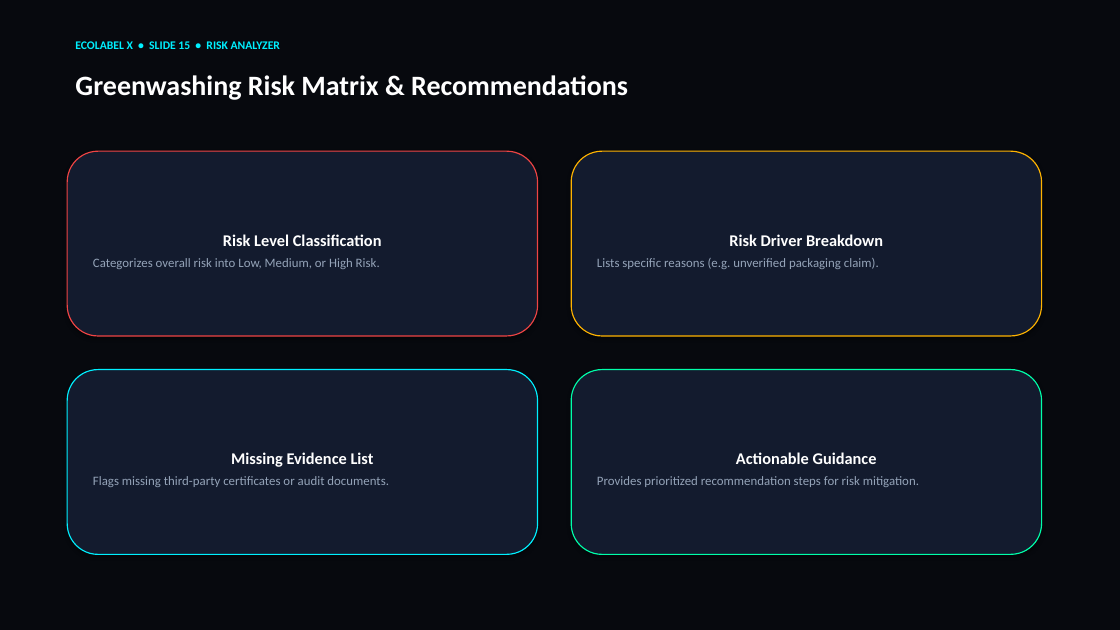
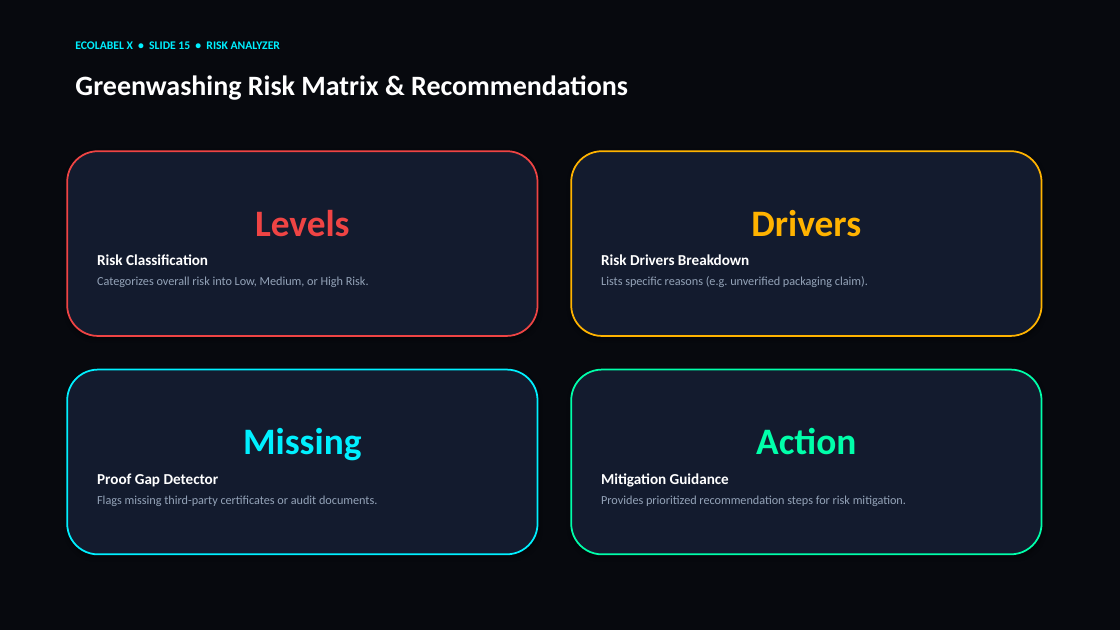
Before and after one commit to mohamedidhris777/eco-label, a slide deck: slide 15 of EcoLabel_X_Hackathon_Presentation.pptx. Drawn at 1120x630 pixels with LibreOffice and Linux fonts; fonts in the diff are those of the drawing. Boxes give left, top, right and bottom in pixels: in the first picture for what was removed or moved away, otherwise in the second. Text is boxed around its words. In the diff, an @@ line names an element or a change of style, - is before the commit and + after.

```diff
--- a/EcoLabel_X_Hackathon_Presentation.pptx
+++ b/EcoLabel_X_Hackathon_Presentation.pptx
@@ rounded rectangle "Levels" at [67, 151, 538, 336]: outline #EF4444 1 pt to #EF4444 1.5 pt @@
@@ rounded rectangle "Drivers" at [571, 151, 1042, 336]: outline #FFB300 1 pt to #FFB300 1.5 pt @@
@@ text in rounded rectangle at [97, 209, 350, 265]: text changed; size 14 to 13 pt @@
-Risk Level Classification
+Levels
+Risk Classification
@@ text in rounded rectangle at [601, 210, 861, 265]: text changed; size 14 to 13 pt @@
-Risk Driver Breakdown
+Drivers
+Risk Drivers Breakdown
@@ text in rounded rectangle at [97, 276, 369, 287]: size 11 to 10.5 pt in "Categorizes overall risk into Low, Medium, or ..." @@
@@ text in rounded rectangle at [601, 276, 868, 287]: size 11 to 10.5 pt in "Lists specific reasons (e.g. unverified packaging claim)." @@
@@ rounded rectangle "Missing" at [67, 370, 538, 555]: outline #00F0FF 1 pt to #00F0FF 1.5 pt @@
@@ rounded rectangle "Action" at [571, 370, 1042, 555]: outline #00FFAA 1 pt to #00FFAA 1.5 pt @@
@@ text in rounded rectangle at [97, 428, 361, 487]: text changed; size 14 to 13 pt @@
-Missing Evidence List
+Missing
+Proof Gap Detector
@@ text in rounded rectangle at [601, 427, 856, 487]: text changed; size 14 to 13 pt @@
-Actionable Guidance
+Action
+Mitigation Guidance
@@ text in rounded rectangle at [97, 495, 377, 506]: size 11 to 10.5 pt in "Flags missing third-party certificates or audit documents." @@
@@ text in rounded rectangle at [601, 495, 906, 506]: size 11 to 10.5 pt in "Provides prioritized recommendation steps for risk mitigatio ..." @@
```
Also in this commit, not shown: 24 other slides changed, 2 other files.
